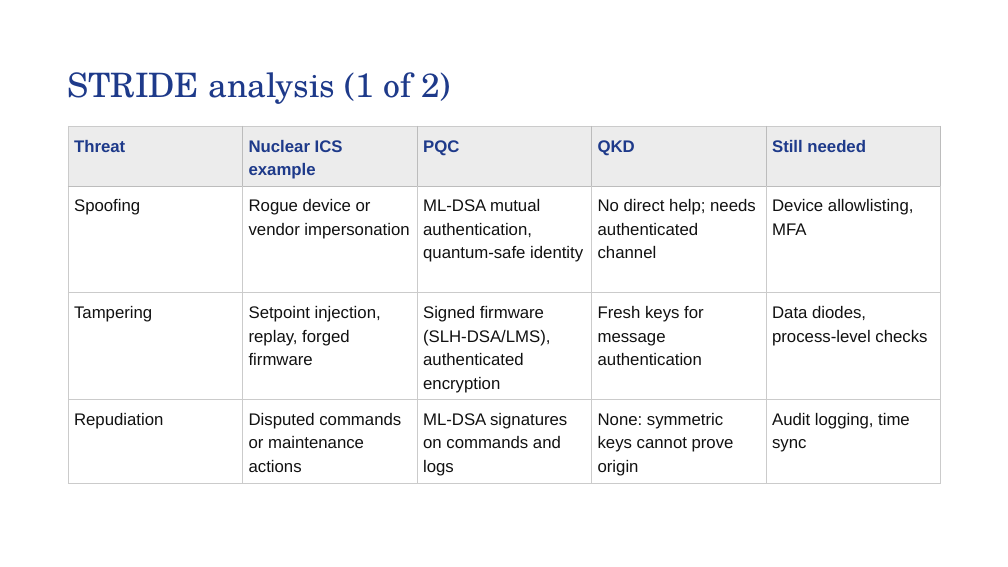
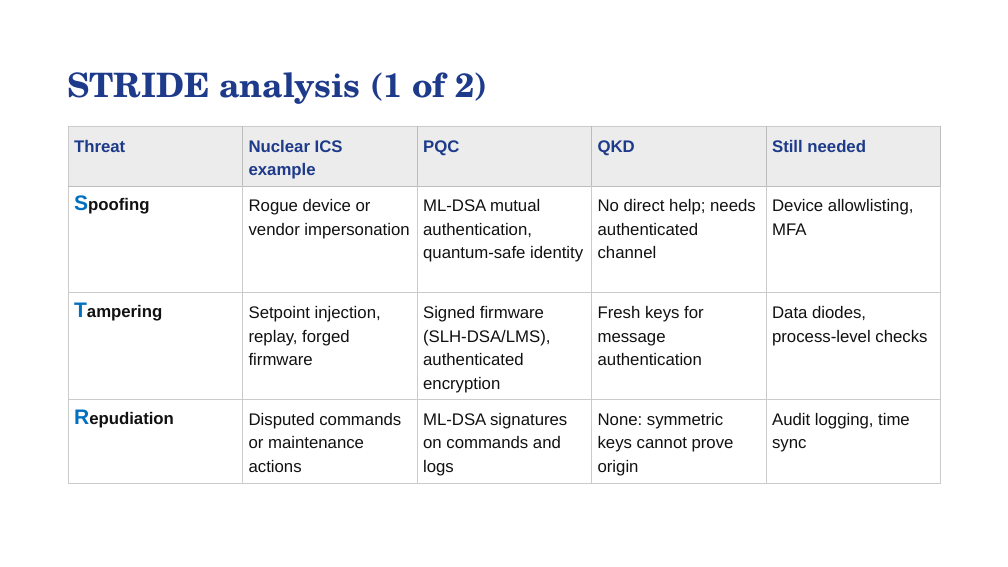
Before and after one commit to SAMeh-ZAGhloul/QRNF_True_Randomness_Tests, a slide deck: slide 7 of Docs/Zone-Wise PQC and QKD for SMR Control Systems.pptx. Drawn at 1008x567 pixels with LibreOffice and Linux fonts; fonts in the diff are those of the drawing. Boxes give left, top, right and bottom in pixels: in the first picture for what was removed or moved away, otherwise in the second. Text is boxed around its words. In the diff, an @@ line names an element or a change of style, - is before the commit and + after.

```diff
--- a/Docs/Zone-Wise PQC and QKD for SMR Control Systems.pptx
+++ b/Docs/Zone-Wise PQC and QKD for SMR Control Systems.pptx
@@ title "STRIDE analysis (1 of 2)" at [67, 72, 488, 104]: bold on @@
@@ table at [68, 126, 941, 483] @@
@@ size 16 to 20 pt, text colour #111111 to #0070C0, bold on in "Spoofing", "Tampering", "Repudiation" @@
```
Also in this commit, not shown: 13 other slides changed, 1 other file.
